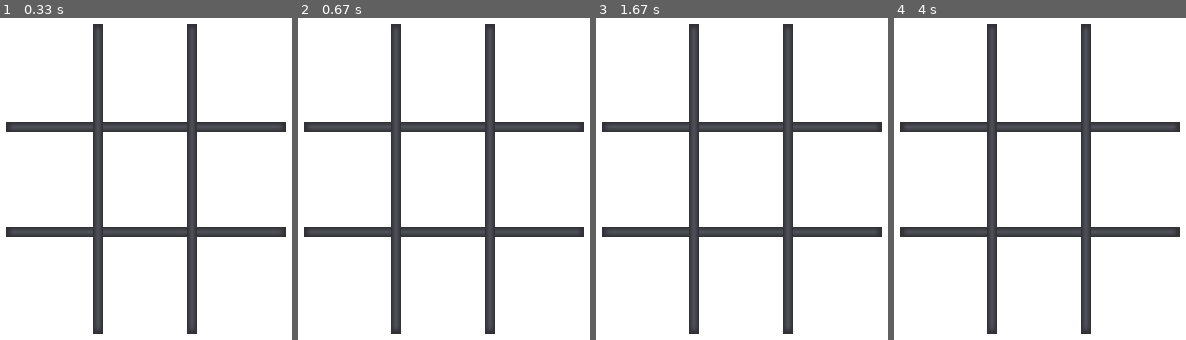
Above: before the commit, frames 1-4 (left to right).
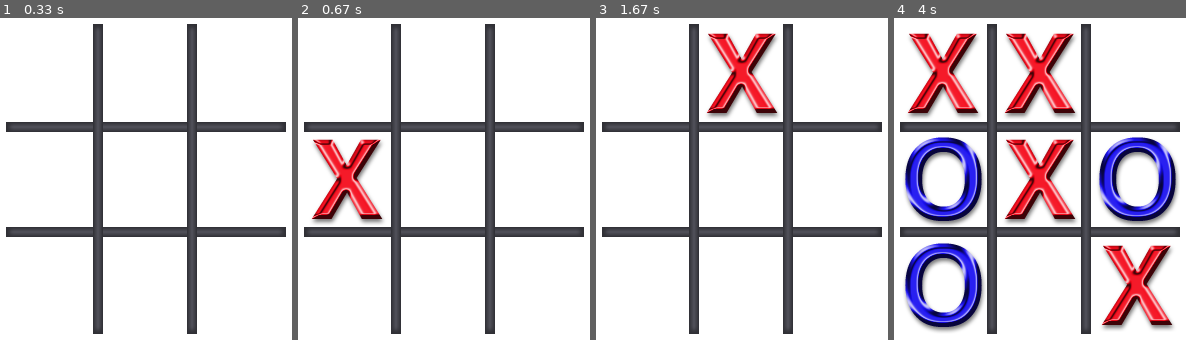
Above: after the commit, the same moments.

Repository: Rosebotics/catapult2019
Game: pygame game, started from learningPygame/Cassandra/05-TicTacToe/TicTacToe.py
Same seed, same stepped clock (60 frames per second), same inputs: the game is played once before the commit and once after it.
Inputs (mouse positions are in pixels of both pictures, inside the frame that each line leads up to):
- Up to frame 1 (0.33 s): no input
- Up to frame 2 (0.67 s): press the mouse at (446, 201) at 0.37 s; move the mouse to (400, 188) at 0.47 s; release the mouse at (350, 175) at 0.6 s
- Up to frame 3 (1.67 s): press the mouse at (744, 201) at 0.7 s; move the mouse to (812, 256) at 0.8 s; release the mouse at (882, 314) at 0.93 s; tap Space at 1 s; press the mouse at (744, 201) at 1.37 s; move the mouse to (736, 153) at 1.47 s; release the mouse at (730, 104) at 1.6 s
- Up to frame 4 (4 s): press the mouse at (1042, 201) at 1.7 s; move the mouse to (1077, 172) at 1.8 s; release the mouse at (1115, 143) at 1.93 s; click (894, 85) at 2.05 s; press the mouse at (894, 85) at 2.37 s; move the mouse to (911, 88) at 2.47 s; release the mouse at (929, 95) at 2.6 s; press the mouse at (894, 85) at 2.7 s; move the mouse to (914, 150) at 2.8 s; release the mouse at (931, 217) at 2.93 s; click (1177, 265) at 3.05 s; click (923, 320) at 3.38 s; click (1002, 159) at 3.72 s

Frame 1 is identical in both runs. In frame 2, 3.8% of the frame differs, in the area x 4-30%, y 37-64%; in frame 3, 3.8%; in frame 4, 29%, in the area x 3-98%, y 4-98%.

Commit message:
notes from moving smile

Diff:
--- a/learningPygame/Cassandra/05-TicTacToe/TicTacToe.py
+++ b/learningPygame/Cassandra/05-TicTacToe/TicTacToe.py
@@ -30,7 +30,7 @@
             return
         click_x, click_y = pygame.mouse.get_pos()
         row, col = get_row_col(click_x, click_y)
-        if row < 0 or row > 3 or col < 0 or col > 3:
+        if row < 0 or row >= 3 or col < 0 or col > 3:
             return
         if self.board[row][col] == '.':
             if self.turn_counter % 2 == 0:
@@ -56,13 +56,33 @@
         lines.append(self.board[0][0] + self.board[1][1] + self.board[2][2])
         lines.append(self.board[0][2] + self.board[1][1] + self.board[2][0])
 
-        # TODO: Use the lines list to determine if there is a winner.
+        # done: Use the lines list to determine if there is a winner.
         # TODO: If there is a winner, update the title text, play a sound, and set game_is_over to True.
 
+        for line in lines:
+            if line == "XXX":
+                pygame.display.set_caption("Winner: X!")
+                self.game_is_over = True
+                pygame.mixer.music.load('win.mp3')
+                pygame.mixer.music.play()
+            if line == "OOO":
+                pygame.display.set_caption("Winner: O!")
+                self.game_is_over = True
+                pygame.mixer.music.load('win.mp3')
+                pygame.mixer.music.play()
 
 def draw_board(screen, game):
     """ Draw the board based on the marked store in the board configuration array """
-    # TODO: Loop over the game.board to place X and O images on the screen as appropriate.
+    # done: Loop over the game.board to place X and O images on the screen as appropriate.
+    for row in range(3):
+        for col in range(3):
+            current_mark = game.board[row][col]
+            if current_mark == 'X':
+                x_image = pygame.image.load("x_mark.png")
+                screen.blit(x_image, get_xy_position(row, col))
+            if current_mark == 'O':
+                o_image = pygame.image.load("o_mark.png")
+                screen.blit(o_image, get_xy_position(row, col))
 
 
 def main():
@@ -71,19 +91,32 @@
     screen = pygame.display.set_mode((380, 400))
     pygame.display.set_caption("X's Turn")
     board_surface = pygame.image.load("board.png")
-    # TODO: Create an instance of the Game class
+    # done: Create an instance of the Game class
+    game = Game()
+
+
+   # game.board[0][0] = 'x'
+   # game.board[1][1] = 'o'
+   # game.board[2][0] = 'o'
 
     while True:
         for event in pygame.event.get():
             if event.type == pygame.QUIT:
                 sys.exit()
             # TODO: When a MOUSEBUTTONUP event occurs take a game turn
+            if event.type == pygame.MOUSEBUTTONUP:
+                game.take_turn()
             # TODO: When the K_SPACE key is pressed create a new game instance and update the text.
+            pressed_keys = pygame.key.get_pressed()
+            if pressed_keys[pygame.K_SPACE]:
+                game = Game()
+                pygame.display.set_caption("X's turn")
 
         screen.fill(pygame.Color("white"))
         screen.blit(board_surface, get_xy_position(0, 0))
 
-        # TODO: Call draw_board
+        # done: Call draw_board
+        draw_board(screen, game)
 
         pygame.display.update()
 
--- a/learningPygame/Cassandra/06-SpaceInvaders/space_invaders.py
+++ b/learningPygame/Cassandra/06-SpaceInvaders/space_invaders.py
@@ -5,16 +5,19 @@
 class Missile:
     def __init__(self, screen, x):
         # Store the data.  Initialize:   y to 591   and   exploded to False.
-        pass
+        self.screen = screen
+        self.x = x
+        self.y = 591
+        self.exploded = False
 
     def move(self):
         # Make self.y 5 smaller than it was (which will cause the Missile to move UP).
-        pass
+        self.y = self.y - 5
 
     def draw(self):
         # Draw a vertical, 4 pixels thick, 8 pixels long, red (or green) line on the screen,
         # where the line starts at the current position of this Missile.
-        pass
+        pygame.draw.line(self.screen, (0, 255, 0), (self.x, self.y), (self.x, self.y - 8), 4)
 
 
 class Fighter:
@@ -23,16 +26,22 @@
         # Set   self.missiles   to the empty list.
         # Load the file  "fighter.png"  as the image
         # Set the colorkey to white (it has a white background that needs removed)
-        pass
+        self.screen = screen
+        self.x = x
+        self.y = y
+        self.missiles = []
+        self.image = pygame.image.load('fighter.png')
+        self.image.set_colorkey(pygame.Color("White"))
 
     def draw(self):
         # Draw this Fighter, using its image at its current (x, y) position.
-        pass
+        self.screen.blit(self.image, (self.x, self.y))
 
     def fire(self):
         # Construct a new Missile 50 pixels to the right of this Fighter.
         # Append that Missile to this Fighter's list of Missile objects.
-        pass
+        new_missile = Missile(self.screen, self.x + 50)
+        self.missiles.append(new_missile)
 
     def remove_exploded_missiles(self):
         # Already complete
@@ -46,22 +55,38 @@
         # Store the data.
         # Set   dead to False   and   original_x to x   and move_right to True.
         # Load the file  "badguy.png"  as the image. and set its colorkey to black.
-        pass
+        self.screen = screen
+        self.x = x
+        self.y = y
+        self.dead = False
+        self.original_x = x
+        self.move_right = True
+        self.image = pygame.image.load("badguy.png")
+        self.image.set_colorkey(pygame.Color("Black"))
 
     def move(self):
         # Move 2 units in the current direction.
         # Switch direction if this Badguy's position is more than 100 pixels from its original position.
-        pass
+        if self.move_right:
+            self.x = self.x + 2
+            if self.x > self.original_x + 100:
+                self.move_right = False
+                self.y = self.y + 20
+        else:
+            self.x = self.x - 2
+            if self.x < self.original_x - 100:
+                self.move_right = True
+                self.y = self.y + 15
 
     def draw(self):
         # Draw this Badguy, using its image at its current (x, y) position.
-        pass
+        self.screen.blit(self.image, (self.x, self.y))
 
     def hit_by(self, missile):
         # Return True if a 70x45 rectangle at this Badguy's current position
         #   collides with the xy point of the given missile.
         # Return False otherwise.
-        pass
+        return pygame.Rect(self.x, self.y, 70, 45).collidepoint(missile.x, missile.y)
 
 
 class EnemyFleet:
@@ -76,20 +101,33 @@
     def is_defeated(self):
         # Return True if the number of badguys in this Enemy Fleet is 0,
         # otherwise return False.
-        pass
+        return len(self.badguys) == 0
 
     def move(self):
         # Make each badguy in this EnemyFleet move.
-        pass
+        for badguy in self.badguys:
+            badguy.move()
 
     def draw(self):
         # Make each badguy in this EnemyFleet draw itself.
-        pass
+        for badguy in self.badguys:
+            badguy.draw()
 
     def remove_dead_badguys(self):
         for k in range(len(self.badguys) - 1, -1, -1):
             if self.badguys[k].dead:
                 del self.badguys[k]
+
+
+class Scoreboard:
+    def __init__(self, screen) :
+        self.screen = screen
+        self.score = 0
+        self.font = pygame.font.Font(None, 30)
+
+    def draw(self):
+        text_as_image = self.font.render("Score:" + str(self.score), True, (0,255,0))
+        self.screen.blit(text_as_image, (5,5))
 
 def main():
     pygame.init()
@@ -97,43 +135,70 @@
     pygame.display.set_caption("SPACE INVADERS!")
     screen = pygame.display.set_mode((640, 650))
 
-    # TODO 9: Set    enemy_rows    to an initial value of 3.
-    # TODO 10: Create an EnemyFleet object (called enemy) with the screen and enemy_rows
-    # TODO 1: Create a Fighter (called fighter) at location  320, 590
+    enemy_rows = 3
+    enemy= EnemyFleet(screen, enemy_rows)
+    fighter = Fighter(screen, 230, 590)
+    scoreboard = Scoreboard(screen)
 
     while True:
         clock.tick(60)
         for event in pygame.event.get():
             pressed_keys = pygame.key.get_pressed()
-            # TODO 5: If the event type is KEYDOWN and pressed_keys[K_SPACE] is True, then fire a missile
+            # done 5: If the event type is KEYDOWN and pressed_keys[K_SPACE] is True, then fire a missile
+            if event.type == KEYDOWN and pressed_keys[K_SPACE]:
+                fighter.fire()
             if event.type == QUIT:
                 sys.exit()
 
         screen.fill((0, 0, 0))
         pressed_keys = pygame.key.get_pressed()
-        # TODO 3: If K_LEFT is pressed and fighter.x is greater than -50 move the fighter left 5
-        # TODO 4: If K_RIGHT is pressed and fighter.x is less than 590 move the fighter right 5
-        # TODO 2: Draw the fighter
-
-        # TODO 11: Move the enemy
-        # TODO 12: Draw the enemy
-
-        # TODO 6: For each missile in the fighter missiles
-        #   TODO 7: Move the missile
-        #   TODO 8: Draw the missile
-
-        # TODO 12: For each badguy in the enemy badguys
-        #     TODO 13: For each missile in the fighter missiles
-        #         TODO 14: If the badguy is hit by the missile
-        #             TODO 15: Mark the badguy as dead = True
-        #             TODO 16: Mark the missile as exploded = True
-
-        # TODO 17: Use the fighter to remove exploded missiles
-        # TODO 18: Use the enemy to remove dead badguys
-
-        # TODO 19: If the enemy is_defeated
-        #     TODO 20: Increment the enemy_rows
-        #     TODO 21: Create a new enemy with the screen and enemy_rows
+        # done 3: If K_LEFT is pressed and fighter.x is greater than -50 move the fighter left 5
+        if pressed_keys[K_LEFT] and fighter.x > -50:
+            fighter.x = fighter.x - 5
+        # done 4: If K_RIGHT is pressed and fighter.x is less than 590 move the fighter right 5
+        if pressed_keys[K_RIGHT] and fighter.x < 590:
+            fighter.x = fighter.x + 5
+        # done 2: Draw the fighter
+        fighter.draw()
+
+        # done 11: Move the enemy
+        enemy.move()
+        # done 12: Draw the enemy
+        enemy.draw()
+
+        # done 6: For each missile in the fighter missiles
+        #  done 7: Move the missile
+        #  done 8: Draw the missile
+        for missile in fighter.missiles:
+            missile.move()
+            missile.draw()
+
+        # done 12: For each badguy in the enemy badguys
+        #     done 13: For each missile in the fighter missiles
+        #         done 14: If the badguy is hit by the missile
+        #             done 15: Mark the badguy as dead = True
+        #             done 16: Mark the missile as exploded = True
+        for badguy in enemy.badguys:
+            for missile in fighter.missiles:
+                if badguy.hit_by(missile):
+                    scoreboard.score = scoreboard.score + 100
+                    badguy.dead = True
+                    missile.exploded = True
+
+
+        # done 17: Use the fighter to remove exploded missiles
+        fighter.remove_exploded_missiles()
+        # done 18: Use the enemy to remove dead badguys
+        enemy.remove_dead_badguys()
+
+        # done 19: If the enemy is_defeated
+        #     done 20: Increment the enemy_rows
+        #     done 21: Create a new enemy with the screen and enemy_rows
+        if enemy.is_defeated:
+            enemy_rows = enemy_rows + 1
+            enemy = EnemyFleet(screen, enemy_rows)
+
+        scoreboard.draw()
 
         pygame.display.update()
 
